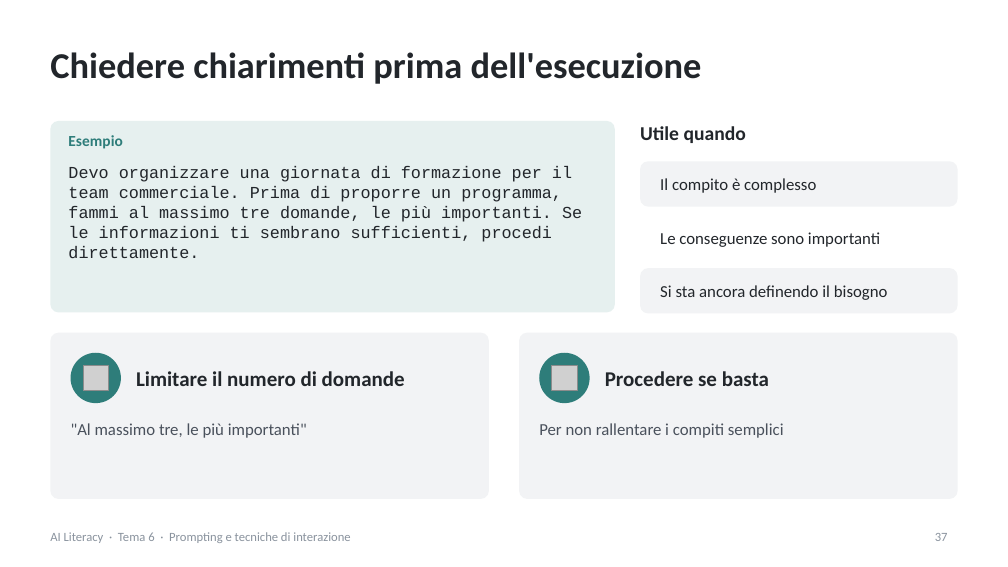
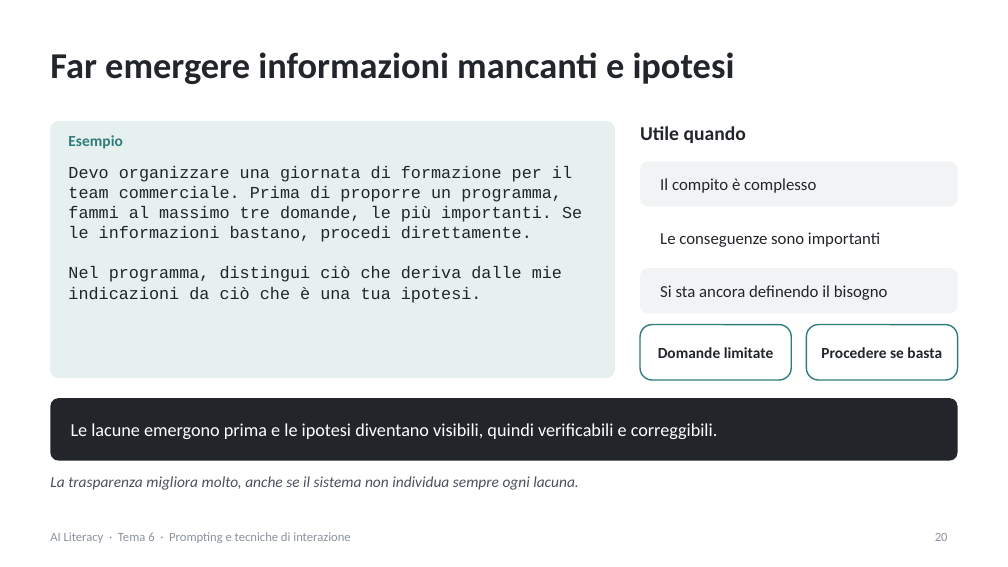
Before and after one commit to NetAi-IT/Formazione-AI-Literacy-Official, a slide deck: slide 20 of Base/Tema6_Prompting_tecniche_interazione.pptx (slide 37 before the commit). Drawn at 1008x567 pixels with LibreOffice and Linux fonts; fonts in the diff are those of the drawing; grey boxes stand for pictures. Boxes give left, top, right and bottom in pixels: in the first picture for what was removed or moved away, otherwise in the second. Text is boxed around its words. In the diff, an @@ line names an element or a change of style, - is before the commit and + after.

```diff
--- a/Base/Tema6_Prompting_tecniche_interazione.pptx
+++ b/Base/Tema6_Prompting_tecniche_interazione.pptx
@@ title at [50, 52, 735, 84]: text changed @@
-Chiedere chiarimenti prima dell'esecuzione
+Far emergere informazioni mancanti e ipotesi
@@ rounded rectangle: place and size @@
-rounded rectangle at [50, 121, 615, 312]
+rounded rectangle at [50, 121, 615, 378]
@@ rounded rectangle at [50, 121, 615, 378]: proportions changed @@
@@ text at [68, 166, 582, 303]: text changed @@
-Devo organizzare una giornata di formazione per il team commerciale. Prima di proporre un programma, fammi al massimo tre domande, le più importanti. Se le informazioni ti sembrano sufficienti, procedi direttamente.
+Devo organizzare una giornata di formazione per il team commerciale. Prima di proporre un programma, fammi al massimo tre domande, le più importanti. Se le informazioni bastano, procedi direttamente.
+Nel programma, distingui ciò che deriva dalle mie indicazioni da ciò che è una tua ipotesi.
@@ rounded rectangle: place and size @@
-rounded rectangle at [50, 333, 489, 499]
+rounded rectangle at [640, 325, 791, 380]
@@ rounded rectangle at [640, 325, 791, 380]: fill #F2F3F5 to #FFFFFF; outline none to #2E7D7A 1 pt; proportions changed @@
@@ rounded rectangle added at [806, 325, 958, 380], fill #FFFFFF, outline #2E7D7A 1 pt @@
@@ text "Procedere se basta": place and size @@
-text "Procedere se basta" at [605, 371, 769, 386]
+text "Procedere se basta" at [821, 347, 942, 358]
@@ text "Procedere se basta" at [821, 347, 942, 358]: size 15 to 11 pt; alignment left to centre @@
@@ ellipse removed at [71, 353, 121, 403] @@
@@ rounded rectangle removed at [519, 333, 958, 499] @@
@@ ellipse removed at [539, 353, 590, 403] @@
@@ text added at [658, 347, 773, 358], 11 pt, text #22262B, bold @@
+Domande limitate
@@ picture removed at [83, 365, 108, 390] @@
@@ text removed at [136, 371, 405, 386] @@
-Limitare il numero di domande
@@ picture removed at [551, 365, 577, 390] @@
@@ rounded rectangle added at [50, 398, 958, 461], fill #22262B @@
@@ text removed at [71, 423, 307, 438] @@
-"Al massimo tre, le più importanti"
@@ text added at [71, 423, 718, 439], 13 pt, text #FFFFFF @@
+Le lacune emergono prima e le ipotesi diventano visibili, quindi verificabili e correggibili.
@@ text removed at [539, 423, 784, 438] @@
-Per non rallentare i compiti semplici
@@ text added at [50, 476, 579, 490], 11 pt, text #4A515C, italic @@
+La trasparenza migliora molto, anche se il sistema non individua sempre ogni lacuna.
@@ page number at [935, 533, 948, 541]: text changed @@
-37
+20
```
Also in this commit, not shown: 37 other slides changed, 11 slides added, 28 slides removed, 11 other files.
